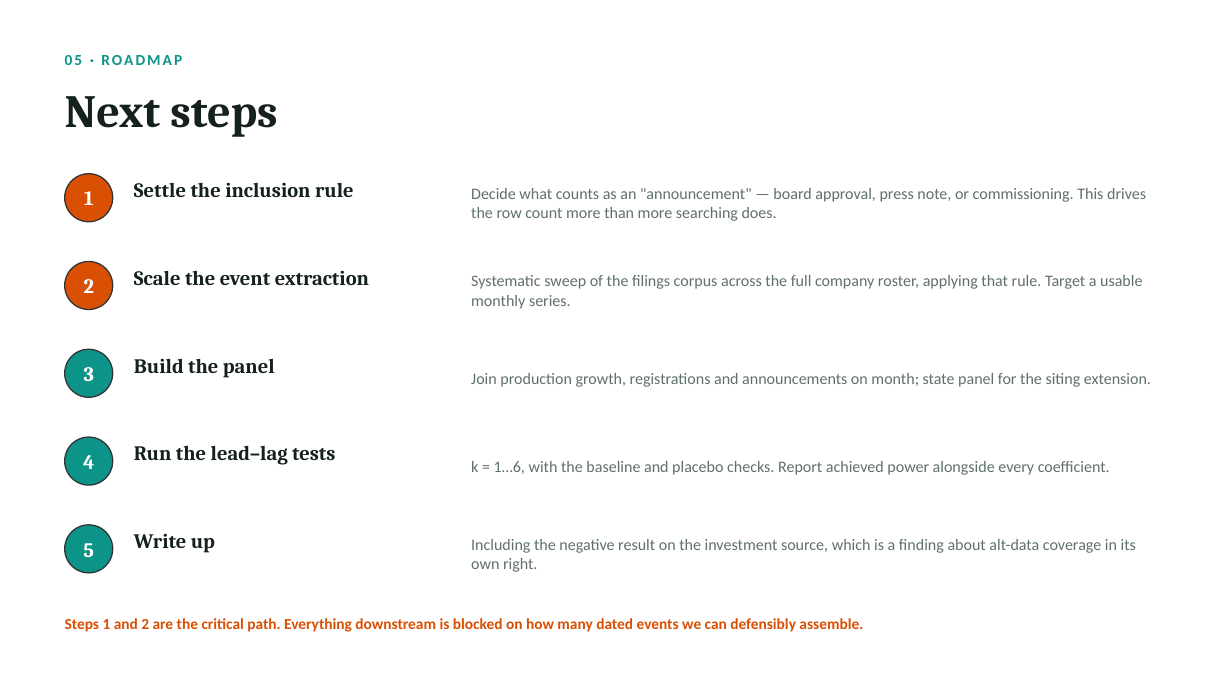
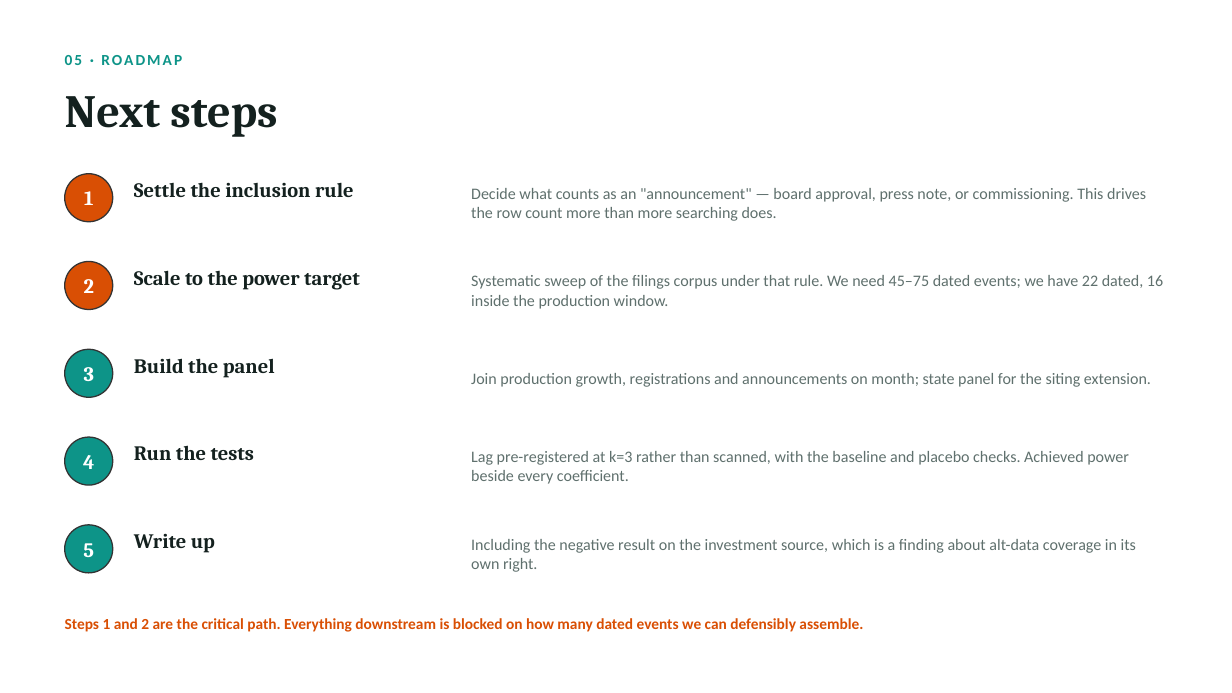
Before and after one commit to haydn-s/thurro-term-project, a slide deck: slide 7 of presentations/ev-investment-update.pptx. Drawn at 1232x693 pixels with LibreOffice and Linux fonts; fonts in the diff are those of the drawing. Boxes give left, top, right and bottom in pixels: in the first picture for what was removed or moved away, otherwise in the second. Text is boxed around its words. In the diff, an @@ line names an element or a change of style, - is before the commit and + after.

```diff
--- a/presentations/ev-investment-update.pptx
+++ b/presentations/ev-investment-update.pptx
@@ text at bbox=[134, 270, 360, 290]: text changed @@
-Scale the event extraction
+Scale to the power target
@@ text at bbox=[471, 275, 1163, 309]: text changed @@
-Systematic sweep of the filings corpus across the full company roster, applying that rule. Target a usable monthly series.
+Systematic sweep of the filings corpus under that rule. We need 45–75 dated events; we have 22 dated, 16 inside the production window.
@@ text at bbox=[134, 445, 254, 460]: text changed @@
-Run the lead–lag tests
+Run the tests
@@ text at bbox=[471, 451, 1129, 484]: text changed @@
-k = 1…6, with the baseline and placebo checks. Report achieved power alongside every coefficient.
+Lag pre-registered at k=3 rather than scanned, with the baseline and placebo checks. Achieved power beside every coefficient.
```
Also in this commit, not shown: 4 other slides changed, 1 other file.
